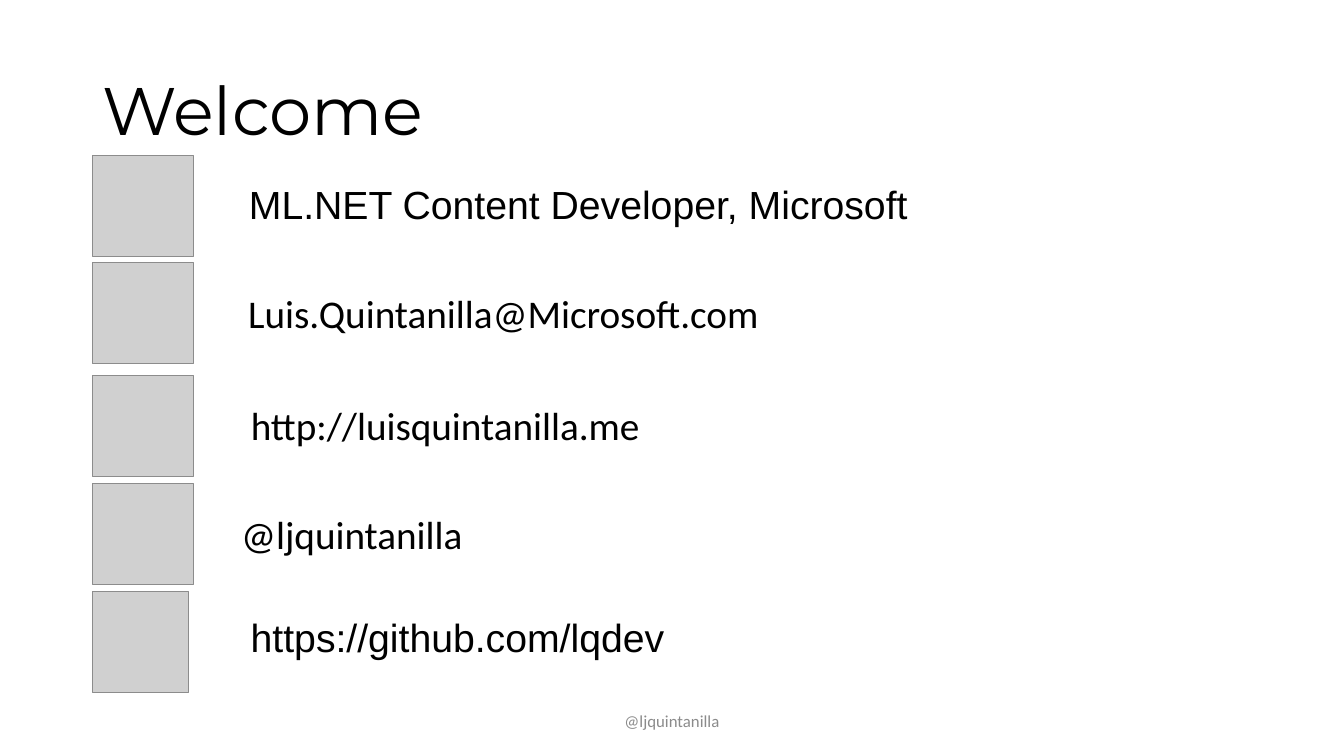
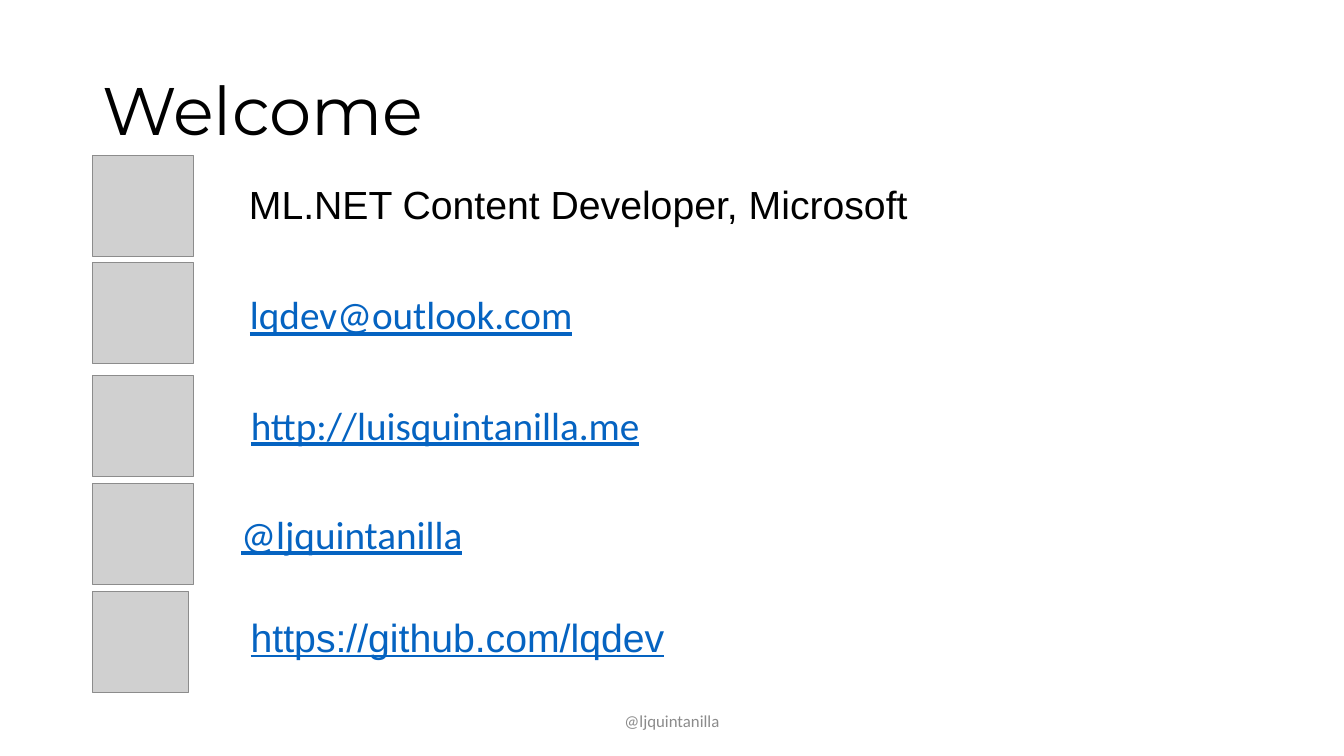
Before and after one commit to lqdev/Presentations, a slide deck: slide 2 of codecampnyc2019/slides/Intro-Dotnet-Spark.pptx. Drawn at 1344x756 pixels with LibreOffice and Linux fonts; fonts in the diff are those of the drawing; grey boxes stand for pictures. Boxes give left, top, right and bottom in pixels: in the first picture for what was removed or moved away, otherwise in the second. Text is boxed around its words. In the diff, an @@ line names an element or a change of style, - is before the commit and + after.

Commit message:
final slides

```diff
--- a/codecampnyc2019/slides/Intro-Dotnet-Spark.pptx
+++ b/codecampnyc2019/slides/Intro-Dotnet-Spark.pptx
@@ text at (250, 301, 572, 336): text changed; text colour #000000 to #0563C1 @@
-Luis.Quintanilla@Microsoft.com
+lqdev@outlook.com
@@ text colour #000000 to #0563C1, underline on in 3 elements at (251, 412, 640, 447), (241, 521, 462, 556), (251, 623, 664, 660) @@
```
Also in this commit, not shown: 8 other slides changed, 2 other files.
